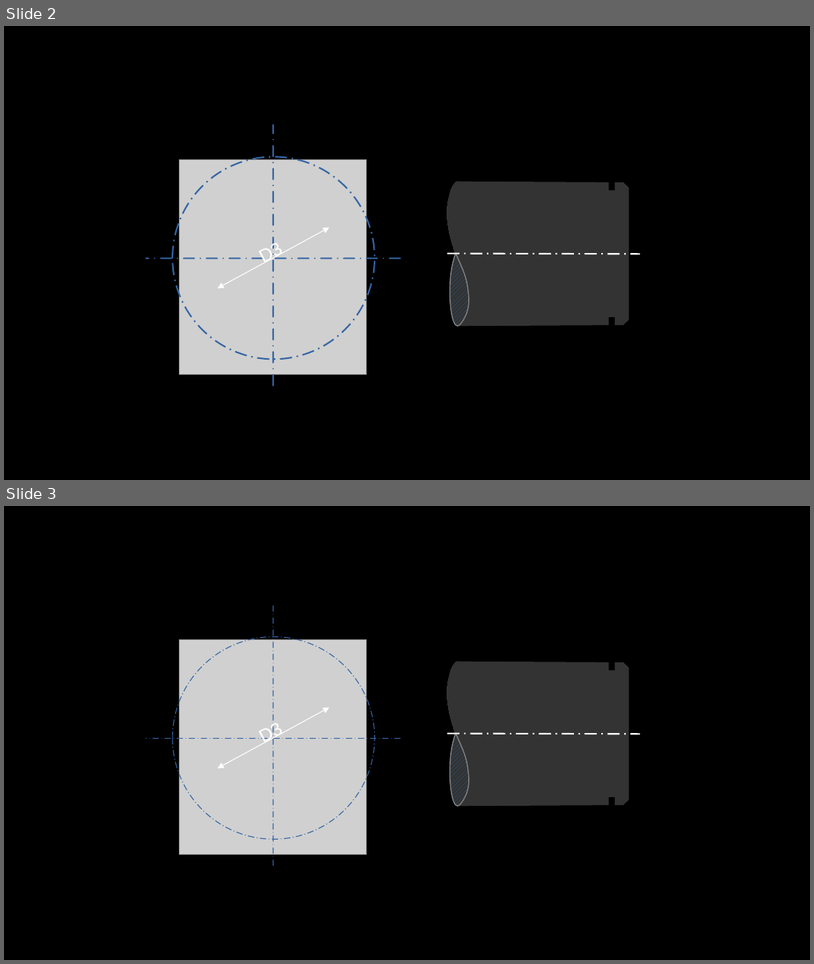
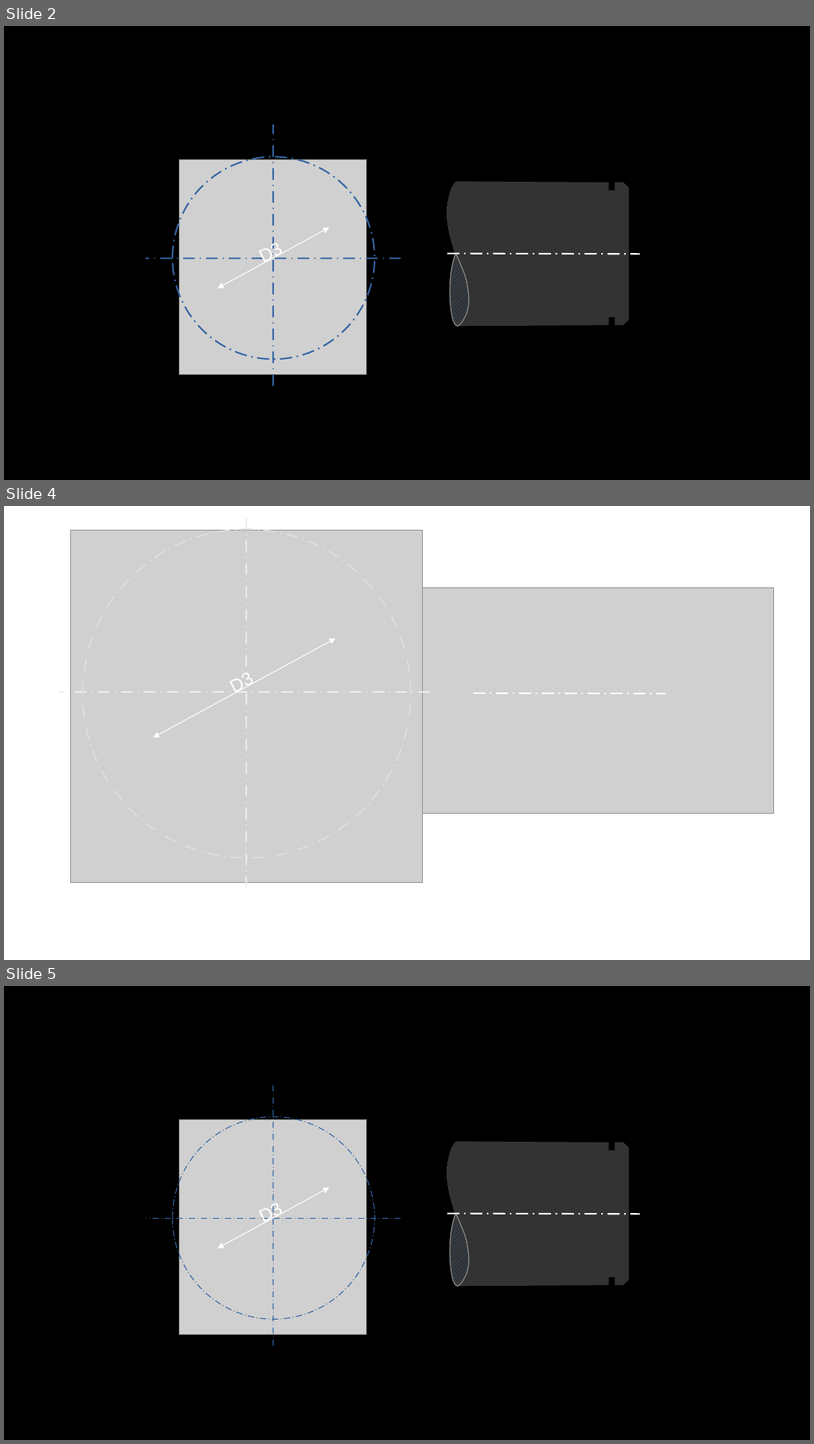
Before and after one commit to monteirodjimmy/chavetas, a slide deck: static/estudo anel elastico.odp. Shown one above the other, each under a label of ours: slides 2 and 3 before the commit, slides 2, 4 and 5 after it; the slides between them are not shown. The pictures are 814x964 and 814x1444 pixels, drawn with LibreOffice and Linux fonts; fonts in the diff are those of the drawing; grey boxes stand for pictures. Boxes give left, top, right and bottom in pixels: in the first picture for what was removed or moved away, otherwise in the second. Text is boxed around its words. In the diff, an @@ line names an element or a change of style, - is before the commit and + after.

```diff
--- a/static/estudo anel elastico.odp
+++ b/static/estudo anel elastico.odp
@@ slide 4 added at <box>4,506,810,960</box>, background #FFFFFF @@
@@ line added from (246, 667) to (246, 512), #EEEEEE 1.5 pt dashed @@
@@ picture added at <box>70,530,422,882</box> @@
@@ ellipse added at <box>82,530,411,858</box>, outline #DDDDDD 1.5 pt dashed @@
@@ picture added at <box>373,588,774,813</box> @@
@@ line added at <box>153,638,336,738</box>, outline #FFFFFF 0.79 pt, 18 pt, text #FFFFFF @@
+D3
@@ line added from (430, 692) to (59, 692), #EEEEEE 1.5 pt dashed @@
@@ line added from (246, 888) to (246, 692), #EEEEEE 1.5 pt dashed @@
@@ line added from (473, 693) to (666, 693), #FFFFFF 1.5 pt dashed @@
@@ what was slide 3 is now slide 5 @@
```
Also in this commit, not shown: 4 other slides added, 7 other files.
